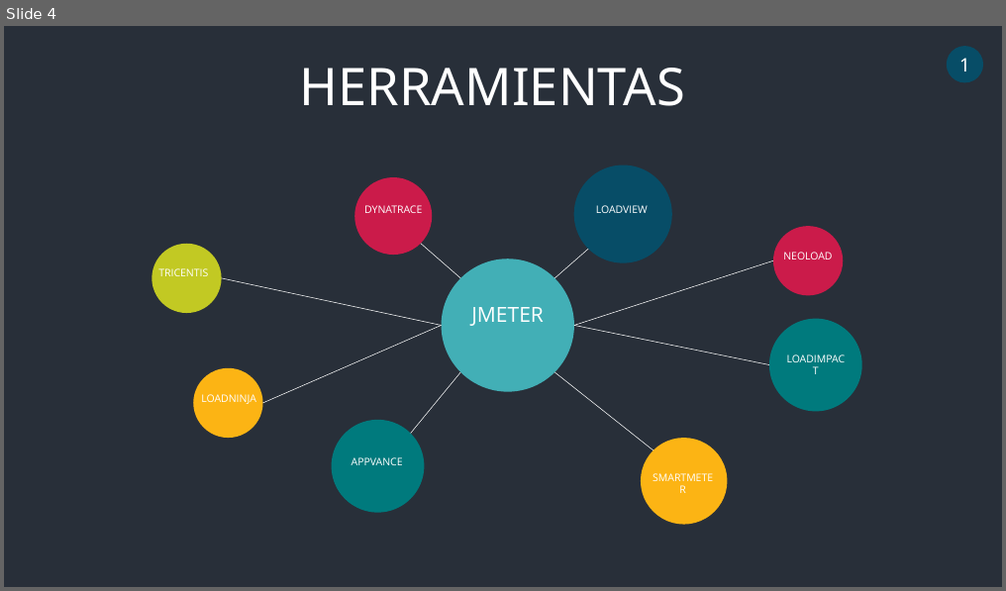
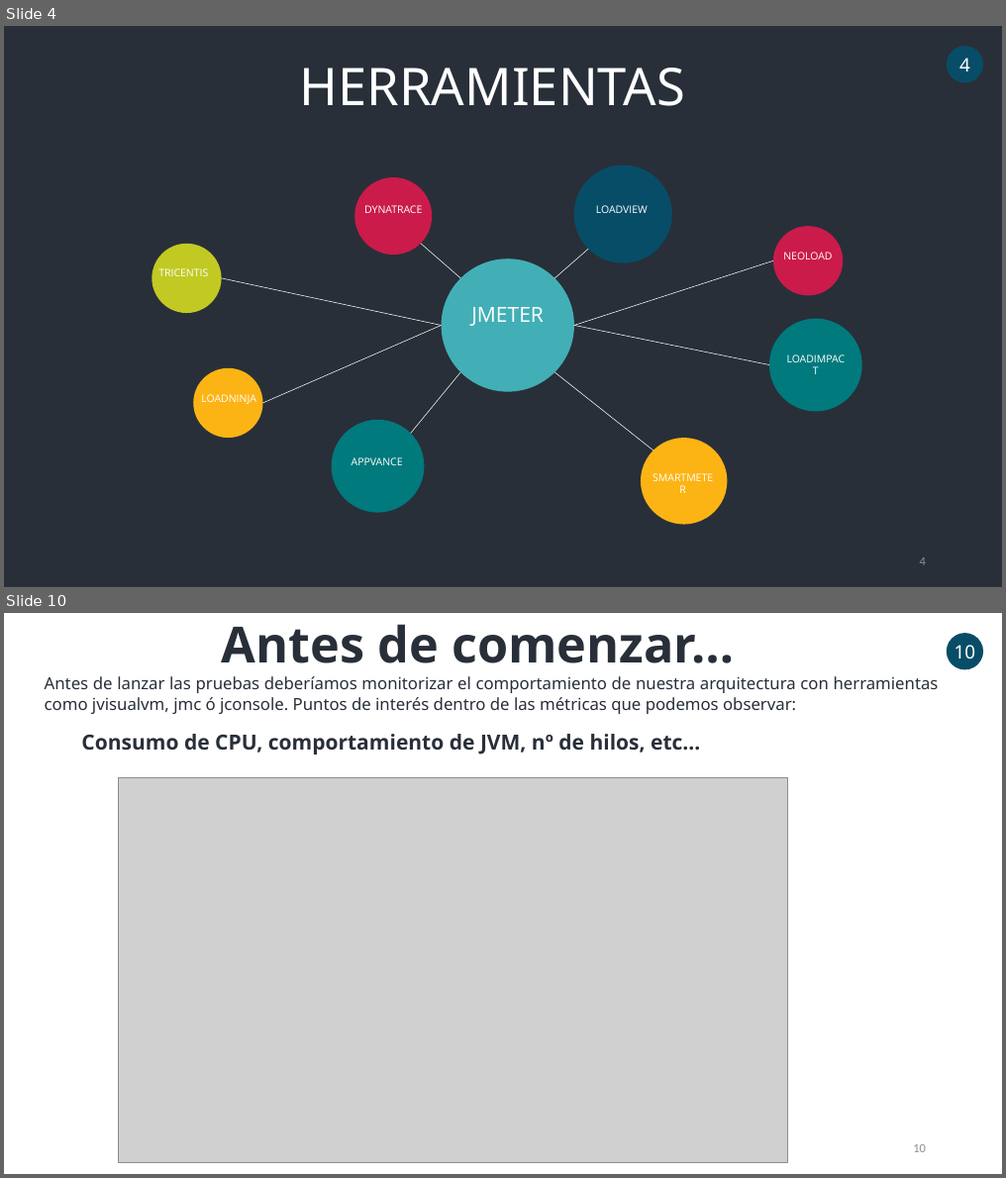
Before and after one commit to dmcisneros/formacion_lug_pruebas_carga, a slide deck: ppt/slides.pptx. Shown one above the other, each under a label of ours: slide 4 before the commit, slides 4 and 10 after it; the slides between them are not shown. The pictures are 1006x591 and 1006x1178 pixels, drawn with LibreOffice and Linux fonts; fonts in the diff are those of the drawing; grey boxes stand for pictures. Boxes give left, top, right and bottom in pixels: in the first picture for what was removed or moved away, otherwise in the second. Text is boxed around its words. In the diff, an @@ line names an element or a change of style, - is before the commit and + after.

```diff
--- a/ppt/slides.pptx
+++ b/ppt/slides.pptx
@@ slide 10 added at box(4, 613, 1002, 1174), background #FFFFFF @@
@@ text added at box(222, 624, 734, 663), 48 pt, text #282F39, bold @@
+Antes de comenzar…
@@ ellipse added at box(946, 633, 983, 669), fill #074D67, 18 pt, text #FFFFFF @@
+10
@@ text added at box(45, 676, 939, 714), 16 pt, text #282F39 @@
+Antes de lanzar las pruebas deberíamos monitorizar el comportamiento de nuestra arquitectura con herramientas como jvisualvm, jmc ó jconsole. Puntos de interés dentro de las métricas que podemos observar:
@@ text added at box(81, 734, 700, 755), 20 pt, text #282F39, bold @@
+Consumo de CPU, comportamiento de JVM, nº de hilos, etc…
@@ picture added at box(119, 778, 788, 1164) @@
@@ page number added at box(913, 1145, 926, 1153), 12 pt, text #8E8F91 @@
+10
@@ slide 4 changed as well @@
@@ text in ellipse at box(959, 58, 970, 72): text changed @@
-1
+4
@@ page number added at box(920, 558, 926, 566), 12 pt, text #8E8F91 @@
+4
```
Also in this commit, not shown: 5 other slides changed, 29 other slides added.
